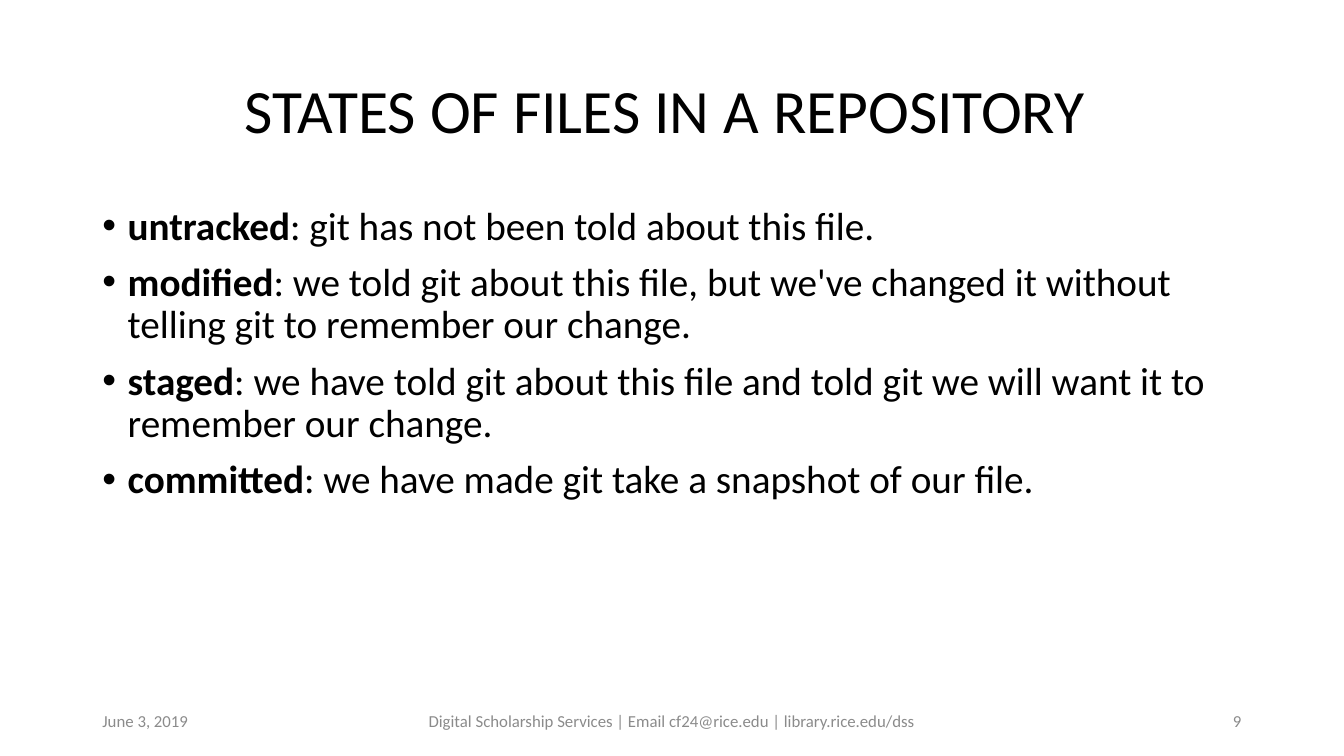
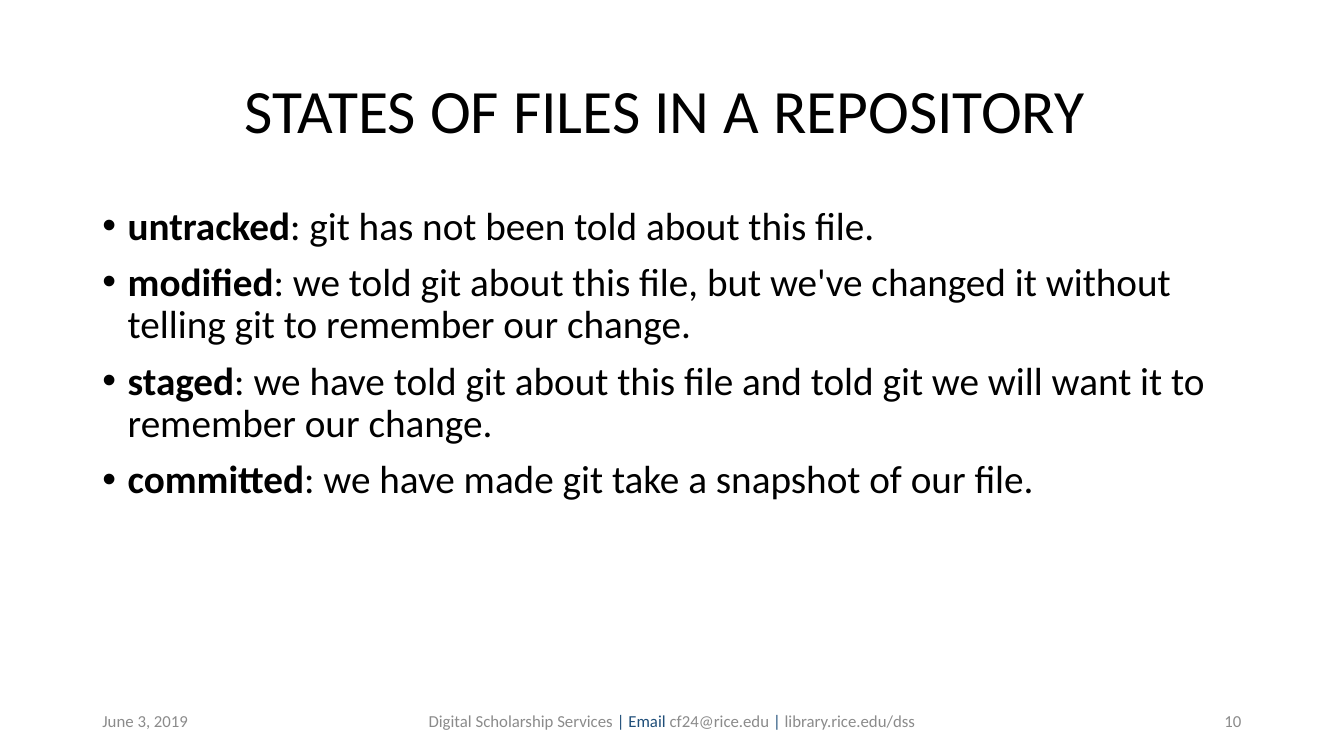
Before and after one commit to bakitybacon/rice-data-and-donuts, a slide deck: slide 10 of github/Introduction to Git & Github.pptx (slide 9 before the commit). Drawn at 1344x756 pixels with LibreOffice and Linux fonts; fonts in the diff are those of the drawing; background and template pictures are left out. Boxes give left, top, right and bottom in pixels: in the first picture for what was removed or moved away, otherwise in the second. Text is boxed around its words. In the diff, an @@ line names an element or a change of style, - is before the commit and + after.

```diff
--- a/github/Introduction to Git & Github.pptx
+++ b/github/Introduction to Git & Github.pptx
@@ text "Digital Scholarship Services | Email ..." at (x1=429, y1=715, x2=915, y2=730): text colour #8C8C8C to #1F4E79 in "| Email |" @@
@@ page number at (x1=1224, y1=716, x2=1241, y2=727): text changed @@
-9
+10
```
Also in this commit, not shown: 8 other slides changed, 19 slides added.
